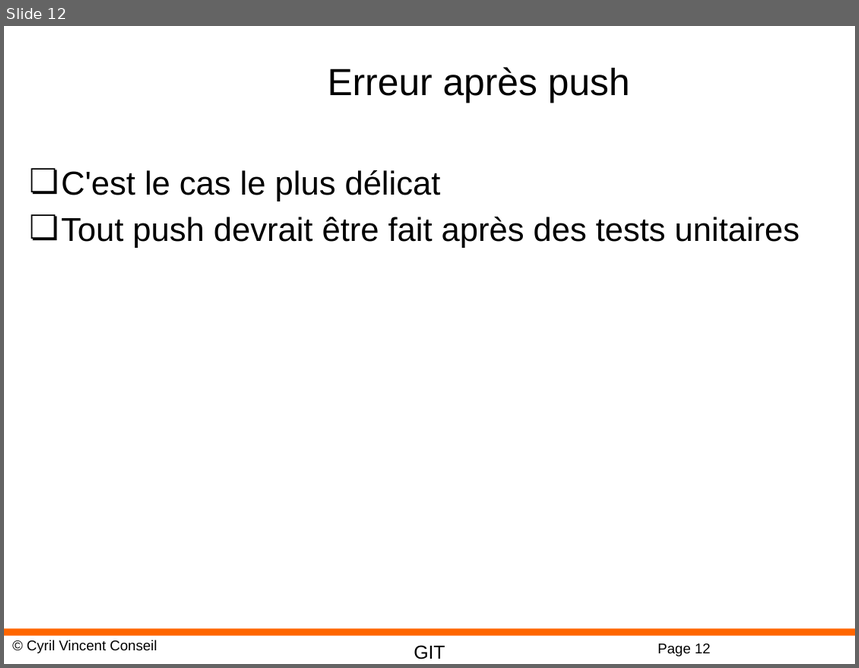
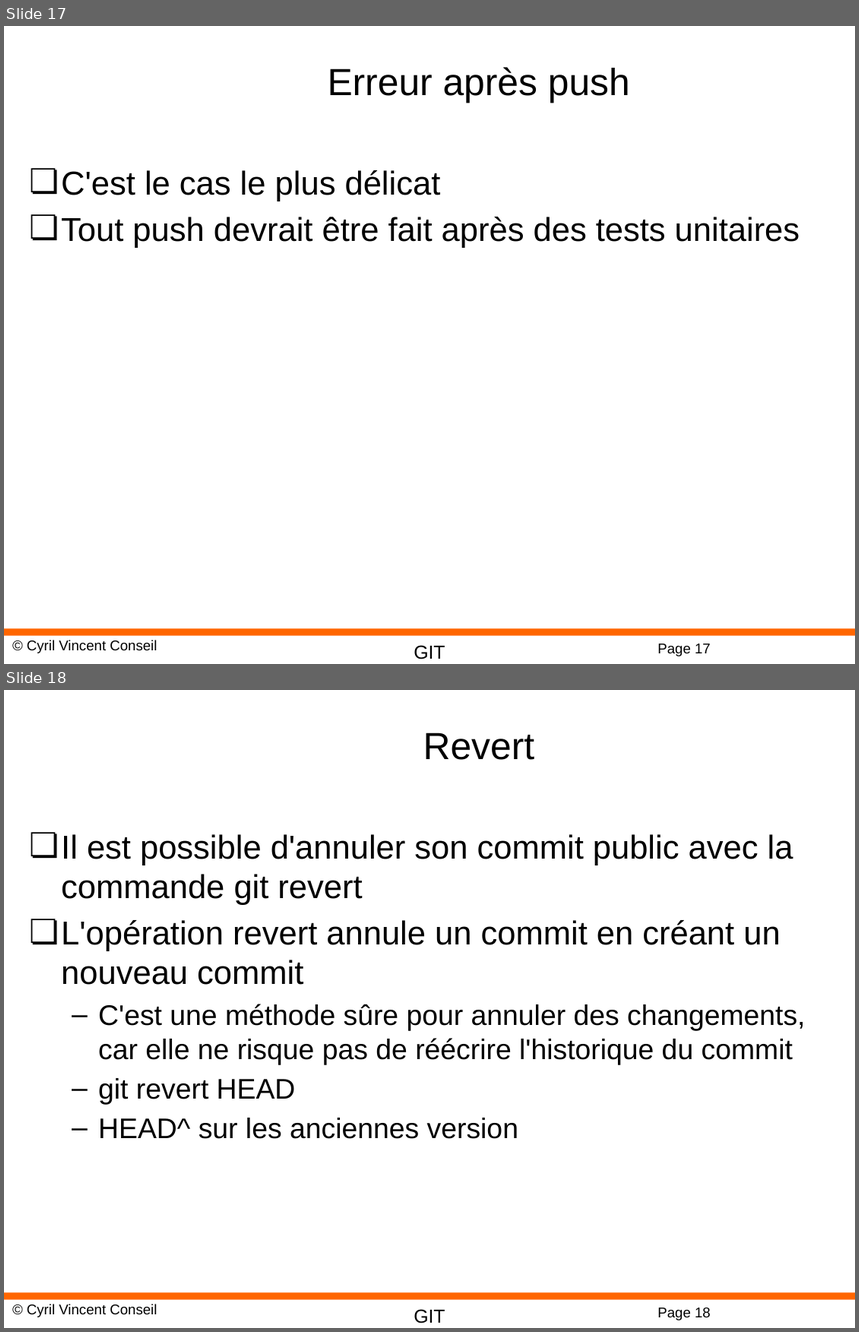
Before and after one commit to cyrilvincent/git, a slide deck: ppt/GIT05-Conflicts.pptx. Shown one above the other, each under a label of ours: slide 12 before the commit, slides 17 and 18 after it. The pictures are 859x668 and 859x1332 pixels, drawn with LibreOffice and Linux fonts; fonts in the diff are those of the drawing; background and template pictures are left out. Boxes give left, top, right and bottom in pixels: in the first picture for what was removed or moved away, otherwise in the second. Text is boxed around its words. In the diff, an @@ line names an element or a change of style, - is before the commit and + after.

```diff
--- a/ppt/GIT05-Conflicts.pptx
+++ b/ppt/GIT05-Conflicts.pptx
@@ slide 18 added at (4, 690, 855, 1328), background #FFFFFF; not listed: 4 template elements that a slide beside it also shows @@
@@ title added at (424, 733, 535, 760), 32 pt, text #000000 @@
+Revert
@@ text added at (61, 834, 805, 1139), 24 pt, text #000000 @@
+❏ Il est possible d'annuler son commit public avec la commande git revert
+❏ L'opération revert annule un commit en créant un nouveau commit
+  – C'est une méthode sûre pour annuler des changements, car elle ne risque pas de réécrire l'historique du commit
+  – git revert HEAD
+  – HEAD^ sur les anciennes version
@@ what was slide 12 is now slide 17 @@
@@ page number at (658, 644, 711, 657): text changed @@
-Page 12
+Page 17
```
Also in this commit, not shown: 3 slides changed, 7 other slides added, 1 other file.
